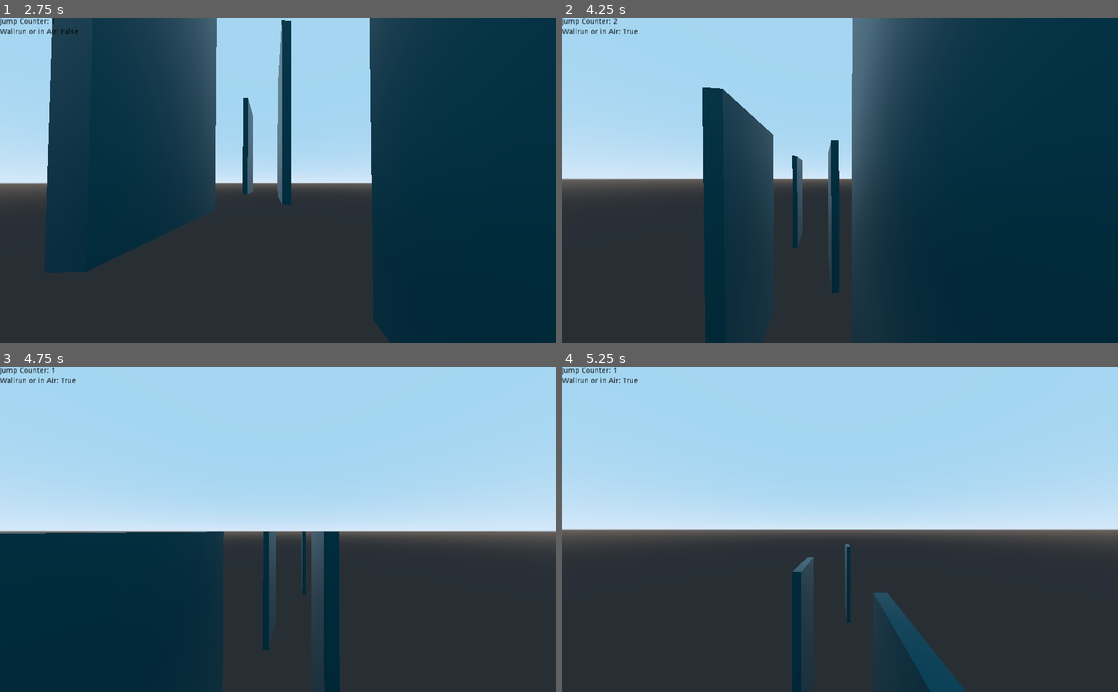
Above: before the commit, frames 1-4 (two rows, left to right).
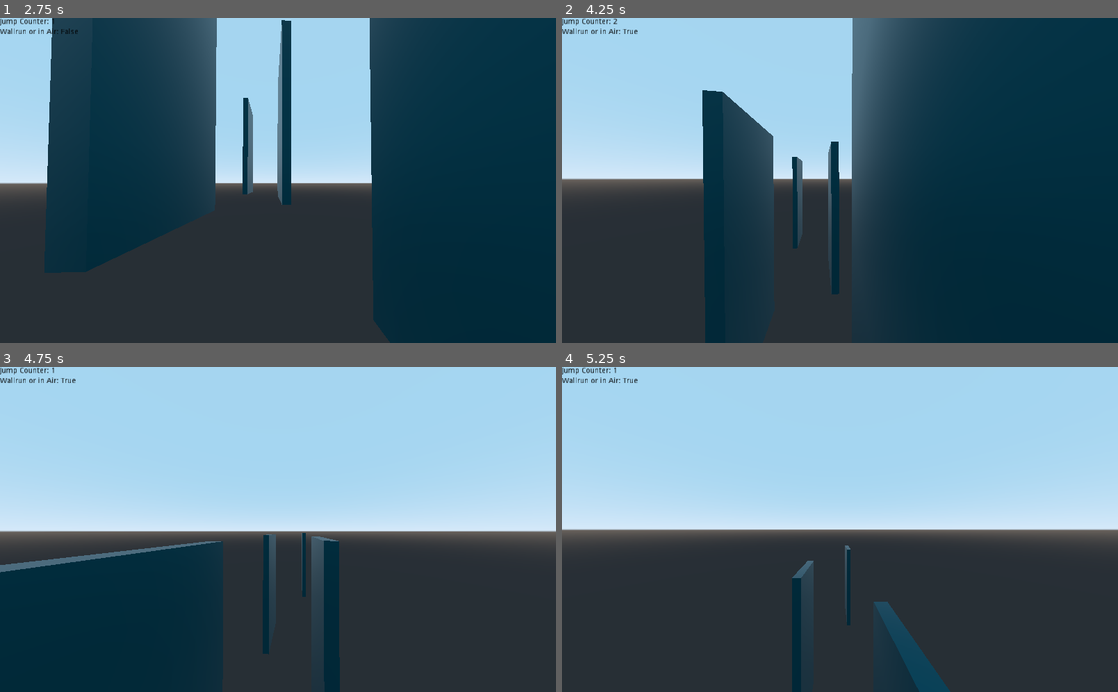
Above: after the commit, the same moments.

Repository: C0D3-M4513R/GhostRunnerEndless
Game: Godot game, scene res://L1.tscn
The game is run twice, just before and just after one commit, with the same random seed, the same clock (stepped at 60 frames per second) and the same inputs.
Inputs (mouse positions are in pixels of both pictures, inside the frame that each line leads up to):
- Up to frame 1 (2.75 s): move the mouse to (305, 180) at 0.52 s; hold W (movement_forward) from 0.53 s (still down); tap Space (movement_jump) at 0.77, 1.52 s; move the mouse to (250, 180) at 1.27 s; move the mouse to (289, 174) at 2.02 s
- Up to frame 2 (4.25 s): keep holding W (movement_forward); move the mouse to (834, 187) at 2.77 s; tap Space (movement_jump) at 3.02, 3.77 s; move the mouse to (878, 183) at 3.52 s
- Up to frame 3 (4.75 s): keep holding W (movement_forward); move the mouse to (233, 526) at 4.27 s; tap Space (movement_jump) at 4.52 s
- Up to frame 4 (5.25 s): keep holding W (movement_forward); move the mouse to (845, 529) at 5.02 s

Frame 1 is identical in both runs. In frame 2, 0.1% of the frame differs, in the area x 25-50%, y 21-86%; in frame 3, 3.2%, in the area x 0-62%, y 50-90%; in frame 4, 1.2%.

Commit message:
Added Setting WALLRUN_DEN_ON_WALLRUN

Diff:
--- a/Defaults.gd
+++ b/Defaults.gd
@@ -12,6 +12,7 @@
 const HORIZONTAL_SPEED_GROUND :int =1
 const MOUSE_SENSITIVITY:float = 0.1
 const TILT_ON_WALLRUN:bool = false
+const WALLRUN_DEN_ON_WALLRUN:float = 2.0
 
 func _init():
 	pass
--- a/Player.gd
+++ b/Player.gd
@@ -17,6 +17,7 @@
 export var JUMP_COUNTER_AFTER_WALLRUN:int = Defaults.JUMP_COUNTER_AFTER_WALLRUN
 export var MOUSE_SENSITIVITY:float = Defaults.MOUSE_SENSITIVITY
 var WALLRUN_DEN:float = Defaults.WALLRUN_DEN
+var WALLRUN_DEN_ON_WALLRUN:float = Defaults.WALLRUN_DEN_ON_WALLRUN
 
 #No setting
 const Wallrun=preload("res://wallrun.gd")
@@ -158,6 +159,8 @@
 	var grav:float=delta * GRAVITY
 	if wallrunOrInAir:
 		grav/=WALLRUN_DEN
+		if wallrun_processor.is_Wallrun(0):
+			grav/=WALLRUN_DEN_ON_WALLRUN
 
 	vel.y+=grav
 
--- a/UI/Settings.gd
+++ b/UI/Settings.gd
@@ -30,6 +30,10 @@
 	val.sliderStep=0.1
 	addSetting(val)
 	val = VariableValue.new("WALLRUN_DEN",playerRoot)
+	val.sliderStep=0.1
+	val.sliderMax=50
+	addSetting(val)
+	val = VariableValue.new("WALLRUN_DEN_ON_WALLRUN",playerRoot)
 	val.sliderStep=0.1
 	val.sliderMax=50
 	addSetting(val)
